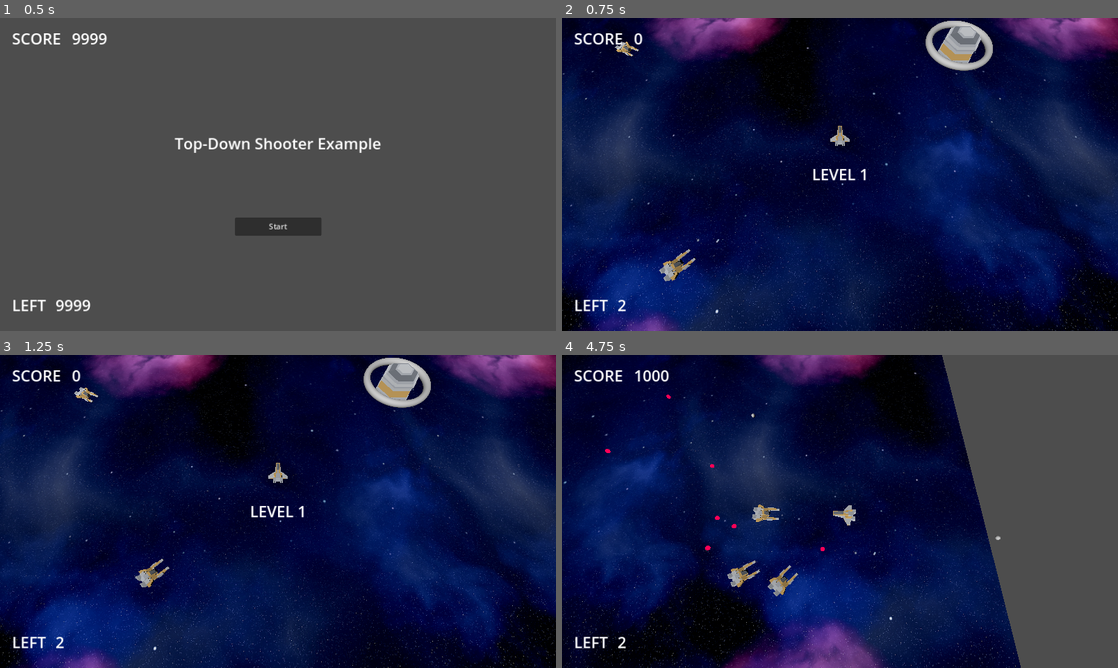
Above: before the commit, frames 1-4 (two rows, left to right).
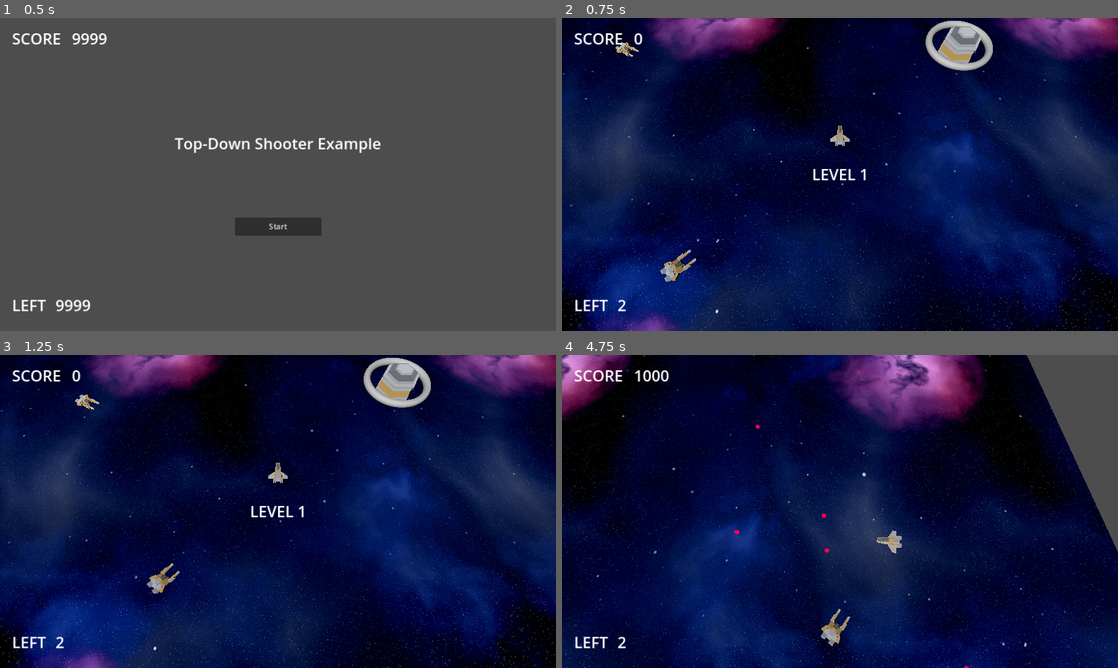
Above: after the commit, the same moments.

Repository: korinVR/TopDownShooterExample
Game: Godot game, scene res://main.tscn
The game is run twice, just before and just after one commit, with the same random seed, the same clock (stepped at 60 frames per second) and the same inputs.
Inputs:
- Up to frame 1 (0.5 s): no input
- Up to frame 2 (0.75 s): click "Start" at 0.5 s
- Up to frame 3 (1.25 s): no input
- Up to frame 4 (4.75 s): hold Right (ui_right) 1.28-2.03 s; tap Space (Fire) every 0.75 s from 1.35 to 4.35 s; hold Down (ui_down) 2.03-2.78 s; hold Right (ui_right) 2.78-3.53 s; hold Up (ui_up) 3.53-4.28 s; hold Left (ui_left) from 4.28 s (still down)

Frame 1 is identical in both runs. In frame 2, 0.2% of the frame differs, in the area x 9-25%, y 7-85%; in frame 3, 0.6%; in frame 4, 63%, in the area x 0-100%, y 0-100%.

Commit message:
Randomize enemy movement

Diff:
--- a/enemy_ship/enemy_ship.gd
+++ b/enemy_ship/enemy_ship.gd
@@ -1,19 +1,23 @@
 extends RigidBody3D
 
-@export var acceleration: float
 @export var enemy_shot_speed: float
 
 const EnemyShot := preload("res://enemy_shot/enemy_shot.tscn")
 
 var shot_timer: float
 
+var acceleration: float
+var target_position_offset: Vector3
+
 func _ready() -> void:
 	shot_timer = randf_range(1, 2)
+	target_position_offset = Vector3(randf_range(-30, 30), 0, randf_range(-30, 30))
+	acceleration = randf_range(500000, 1500000)
 
 func _physics_process(delta: float) -> void:
 	if %Player == null:
 		return
-	var direction = (%Player.global_position - global_position).normalized()
+	var direction = (%Player.global_position + target_position_offset - global_position).normalized()
 	apply_force(direction * acceleration)
 
 	$Model.look_at(%Player.global_position)
--- a/enemy_ship/enemy_ship.tscn
+++ b/enemy_ship/enemy_ship.tscn
@@ -23,7 +23,6 @@
 lock_rotation = true
 linear_damp = 1.0
 script = ExtResource("1_ray2f")
-acceleration = 1e+06
 enemy_shot_speed = 50.0
 
 [node name="Model" type="Node3D" parent="."]
